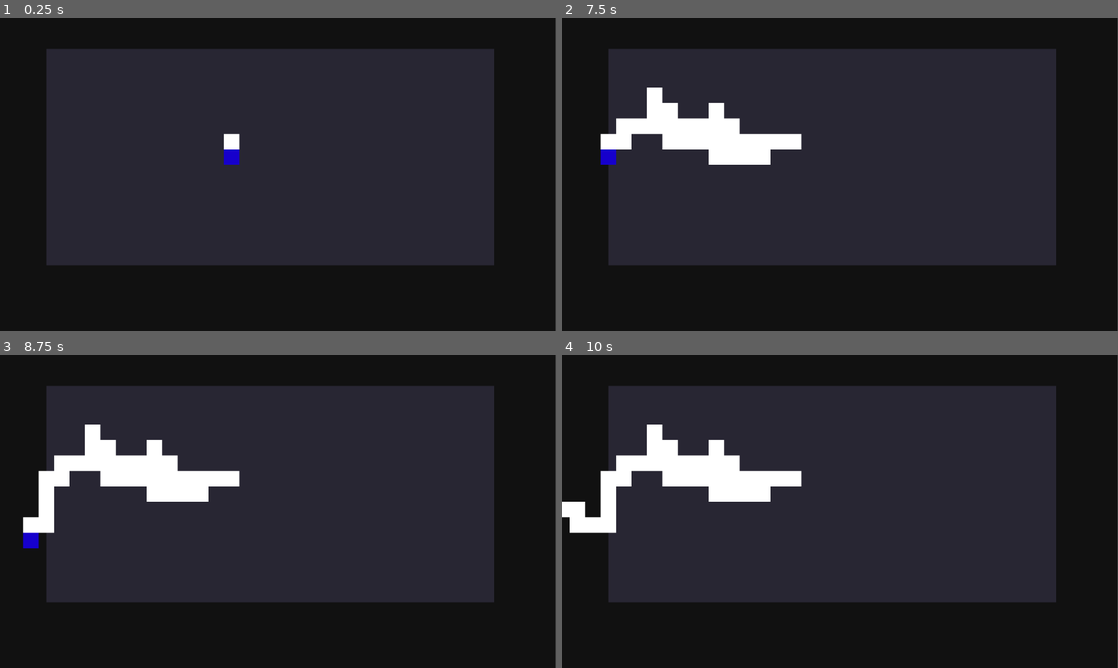
Above: before the commit, frames 1-4 (two rows, left to right).
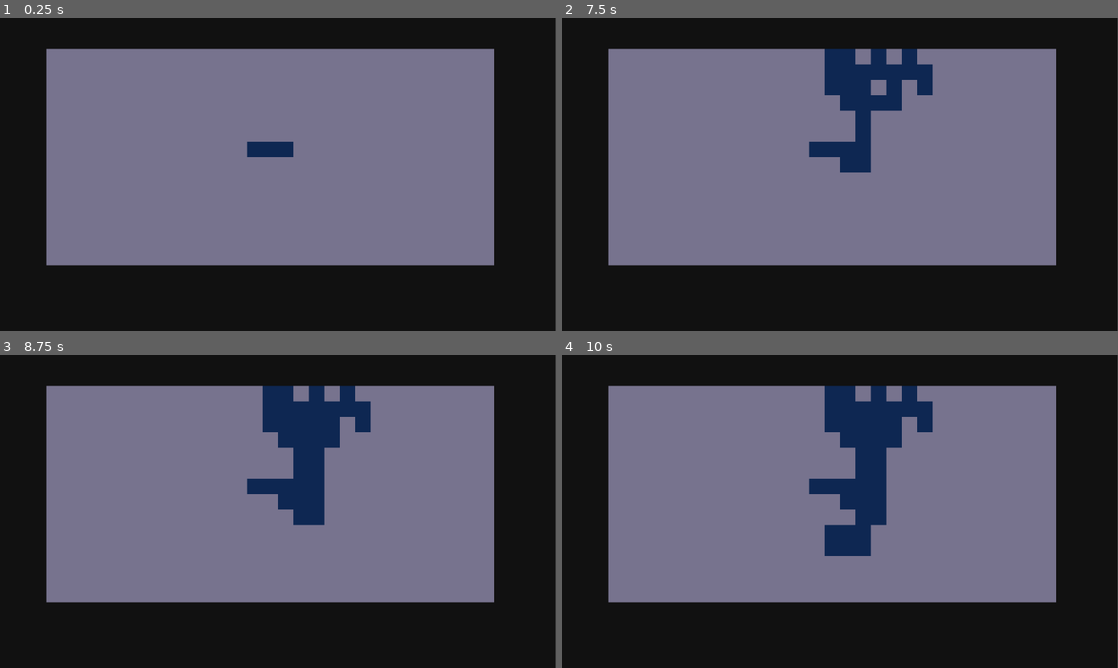
Above: after the commit, the same moments.

Repository: kawasousa/DrunkardWalking
Game: Godot game, scene res://scenes/room.tscn
The game is run twice, just before and just after one commit, with the same random seed, the same clock (stepped at 60 frames per second) and the same inputs.
Inputs (mouse positions are in pixels of both pictures, inside the frame that each line leads up to):
- Up to frame 1 (0.25 s): no input
- Up to frame 2 (7.5 s): tap Enter (ui_accept) at 0.5, 0.6, 0.77, 1.07, 1.35, 1.52, 1.82, 2.1, 2.85, 3.02, 3.32, 3.6, 3.77, 4.07, 4.35, 4.52, 4.82, 5.1, 5.85, 6.02, 6.32, 6.6, 6.77, 7.07, 7.35 s; move the mouse to (962, 158) at 0.52 s; hold Right (ui_right) 0.53-1.28 s; move the mouse to (728, 190) at 1.27 s; hold Down (ui_down) 1.28-2.03 s; move the mouse to (895, 105) at 2.02 s; hold Right (ui_right) 2.03-2.78 s; move the mouse to (812, 237) at 2.77 s; hold Up (ui_up) 2.78-3.53 s; move the mouse to (1006, 221) at 3.52 s; hold Left (ui_left) 3.53-5.03 s; move the mouse to (673, 127) at 4.27 s; move the mouse to (867, 174) at 5.02 s; hold Down (ui_down) 5.03-5.78 s; move the mouse to (756, 96) at 5.77 s; hold Right (ui_right) 5.78-6.53 s; move the mouse to (962, 158) at 6.52 s; hold Up (ui_up) 6.53-7.28 s; move the mouse to (728, 190) at 7.27 s; hold Right (ui_right) from 7.28 s (still down)
- Up to frame 3 (8.75 s): tap Enter (ui_accept) at 7.52, 7.82, 8.1 s; move the mouse to (333, 442) at 8.02 s; release Right (ui_right) at 8.03 s; hold Down (ui_down) from 8.03 s (still down)
- Up to frame 4 (10 s): move the mouse to (812, 574) at 8.77 s; release Down (ui_down) at 8.78 s; hold Left (ui_left) 8.78-9.53 s; tap Enter (ui_accept) at 8.85, 9.02, 9.32, 9.6, 9.77 s; move the mouse to (1006, 558) at 9.52 s; hold Up (ui_up) from 9.53 s (still down)

The runs differ from the first frame. In frame 1, 56% of the frame differs, in the area x 8-89%, y 9-80%; in frame 2, 56%; in frame 3, 56%; in frame 4, 57%, in the area x 0-89%, y 9-80%.

Commit message:
:perf: room generation optimzed. // :feat: player added. // :issue: player movement is setted to follow the mouse; player dont respect the room margins

Diff:
--- a/RandomRoom/project.godot
+++ b/RandomRoom/project.godot
@@ -21,5 +21,6 @@
 
 [rendering]
 
+textures/canvas_textures/default_texture_filter=0
 renderer/rendering_method="gl_compatibility"
 renderer/rendering_method.mobile="gl_compatibility"
--- /dev/null
+++ b/RandomRoom/scenes/Player.tscn
@@ -0,0 +1,42 @@
+[gd_scene load_steps=3 format=3 uid="uid://d2doe2aqtuvfw"]
+
+[ext_resource type="Script" path="res://scripts/Player.gd" id="1_2prob"]
+
+[sub_resource type="RectangleShape2D" id="RectangleShape2D_vh6ur"]
+size = Vector2(16, 16)
+
+[node name="Player" type="CharacterBody2D"]
+motion_mode = 1
+script = ExtResource("1_2prob")
+
+[node name="Sprite2D" type="Sprite2D" parent="."]
+
+[node name="ColorRect" type="ColorRect" parent="Sprite2D"]
+anchors_preset = 8
+anchor_left = 0.5
+anchor_top = 0.5
+anchor_right = 0.5
+anchor_bottom = 0.5
+offset_left = -8.0
+offset_top = -8.0
+offset_right = 8.0
+offset_bottom = 8.0
+grow_horizontal = 2
+grow_vertical = 2
+color = Color(0.508945, 0.297005, 9.62615e-08, 1)
+
+[node name="CollisionShape2D" type="CollisionShape2D" parent="."]
+visible = false
+position = Vector2(8, 8)
+shape = SubResource("RectangleShape2D_vh6ur")
+
+[node name="NavigationAgent2D" type="NavigationAgent2D" parent="."]
+path_postprocessing = 1
+
+[node name="Label" type="Label" parent="."]
+offset_left = -19.0
+offset_top = -23.0
+offset_right = 18.0
+offset_bottom = -9.0
+theme_override_font_sizes/font_size = 10
+text = "jogador"
--- a/RandomRoom/scenes/bebado.tscn
+++ /dev/null
@@ -1,22 +0,0 @@
-[gd_scene load_steps=2 format=3 uid="uid://dliqkistkijah"]
-
-[ext_resource type="Script" path="res://scripts/bebado.gd" id="1_3s5ag"]
-
-[node name="bebado" type="RigidBody2D"]
-gravity_scale = 0.0
-script = ExtResource("1_3s5ag")
-
-[node name="ColorRect" type="ColorRect" parent="."]
-anchors_preset = 8
-anchor_left = 0.5
-anchor_top = 0.5
-anchor_right = 0.5
-anchor_bottom = 0.5
-offset_left = -16.0
-offset_top = -16.0
-offset_right = 16.0
-offset_bottom = 16.0
-grow_horizontal = 2
-grow_vertical = 2
-size_flags_horizontal = 4
-color = Color(0.0868225, 0, 0.798391, 1)
--- /dev/null
+++ b/RandomRoom/scenes/drukard.tscn
@@ -0,0 +1,7 @@
+[gd_scene load_steps=2 format=3 uid="uid://dliqkistkijah"]
+
+[ext_resource type="Script" path="res://scripts/drunkard.gd" id="1_0kxed"]
+
+[node name="drunkard" type="RigidBody2D"]
+gravity_scale = 0.0
+script = ExtResource("1_0kxed")
--- a/RandomRoom/scenes/rastro.tscn
+++ /dev/null
@@ -1,9 +0,0 @@
-[gd_scene format=3 uid="uid://cka0cgxf7jhjv"]
-
-[node name="rastro" type="Node2D"]
-
-[node name="ColorRect" type="ColorRect" parent="."]
-offset_left = -16.0
-offset_top = -16.0
-offset_right = 16.0
-offset_bottom = 16.0
--- a/RandomRoom/scenes/room.tscn
+++ b/RandomRoom/scenes/room.tscn
@@ -1,7 +1,27 @@
-[gd_scene load_steps=3 format=3 uid="uid://dpkpcp57i3lcp"]
+[gd_scene load_steps=7 format=3 uid="uid://dpkpcp57i3lcp"]
 
-[ext_resource type="PackedScene" uid="uid://dliqkistkijah" path="res://scenes/bebado.tscn" id="1_2rjtu"]
+[ext_resource type="PackedScene" uid="uid://dliqkistkijah" path="res://scenes/drukard.tscn" id="1_2rjtu"]
 [ext_resource type="Script" path="res://scripts/room.gd" id="1_fu25p"]
+[ext_resource type="Texture2D" uid="uid://bgi576n4gb5iy" path="res://assets/track.png" id="2_ipsat"]
+
+[sub_resource type="NavigationPolygon" id="NavigationPolygon_0mo6x"]
+vertices = PackedVector2Array(8, 8, -8, 8, -8, -8, 8, -8)
+polygons = Array[PackedInt32Array]([PackedInt32Array(0, 1, 2, 3)])
+outlines = Array[PackedVector2Array]([PackedVector2Array(-8, -8, 8, -8, 8, 8, -8, 8)])
+source_geometry_group_name = &"navigation_polygon_source_group"
+agent_radius = 0.0
+
+[sub_resource type="TileSetAtlasSource" id="TileSetAtlasSource_0wame"]
+texture = ExtResource("2_ipsat")
+0:0/0 = 0
+0:0/0/navigation_layer_0/polygon = SubResource("NavigationPolygon_0mo6x")
+1:0/0 = 0
+0:1/0 = 0
+1:1/0 = 0
+
+[sub_resource type="TileSet" id="TileSet_dyieq"]
+navigation_layer_0/layers = 1
+sources/0 = SubResource("TileSetAtlasSource_0wame")
 
 [node name="room" type="Node2D"]
 script = ExtResource("1_fu25p")
@@ -17,17 +37,18 @@
 offset_top = 64.0
 offset_right = 1024.0
 offset_bottom = 512.0
-color = Color(0.1575, 0.15, 0.2, 1)
+color = Color(0.466418, 0.45147, 0.55508, 1)
 
-[node name="rastro" type="Node2D" parent="."]
-position = Vector2(0, -32)
+[node name="TileMap" type="TileMap" parent="."]
+scale = Vector2(2, 2)
+tile_set = SubResource("TileSet_dyieq")
+format = 2
+
+[node name="drunkard" parent="." instance=ExtResource("1_2rjtu")]
+position = Vector2(512, 256)
 
 [node name="Timer" type="Timer" parent="."]
-wait_time = 0.2
+wait_time = 0.1
 autostart = true
 
-[node name="bebado" parent="." instance=ExtResource("1_2rjtu")]
-position = Vector2(1008, 496)
-
 [connection signal="timeout" from="Timer" to="." method="_on_timer_timeout"]
-[connection signal="timeout" from="Timer" to="bebado" method="_on_timer_timeout"]
--- /dev/null
+++ b/RandomRoom/scripts/Player.gd
@@ -0,0 +1,24 @@
+extends CharacterBody2D
+
+const SPEED = 1000
+@onready var navigation_agent_2d = $NavigationAgent2D
+
+
+func _physics_process(delta):
+	navigation_agent_2d.target_position = get_global_mouse_position()
+	var direction = Vector3()
+	direction = navigation_agent_2d.get_next_path_position() - global_position
+	velocity = direction * 2
+	#var directionX = Input.get_axis("ui_left", "ui_right")
+	#var directionY = Input.get_axis("ui_up", "ui_down")
+	#if directionX != 0:
+		#velocity.x = directionX * SPEED
+	#else:
+		#velocity.x = 0
+	#
+	#if directionY != 0:
+		#velocity.y = directionY * SPEED
+	#else:
+		#velocity.y = 0
+
+	move_and_slide()
--- a/RandomRoom/scripts/bebado.gd
+++ /dev/null
@@ -1,34 +0,0 @@
-extends RigidBody2D
-
-@onready var marker_2d = $Marker2D
-var bebado_tamanho = 32
-var last_step: int = 1
-
-
-func _ready():
-	global_position = Vector2(512,288)
-
-func _process(delta):
-	global_position.clamp(Vector2(112, 80), Vector2(1008, 496))
-
-func random_move() -> void:
-	var random_step = randi_range(1, 4)
-	if random_step == last_step:
-		print("passo igual ao anterior")
-		random_move()
-	else:
-		print("passo diferente do anterior")
-		match random_step:
-			1:
-				global_position.x += bebado_tamanho
-				return
-			2:
-				global_position.x -= bebado_tamanho
-				return
-			3:
-				global_position.y += bebado_tamanho
-				return
-			4:
-				global_position.y -= bebado_tamanho
-				return
-	last_step = random_step
--- /dev/null
+++ b/RandomRoom/scripts/drunkard.gd
@@ -0,0 +1,16 @@
+extends RigidBody2D
+
+var direction = Vector2.RIGHT.rotated(rotation)
+
+#func _ready():
+	#global_position = Vector2(512,288)
+
+func _process(delta):
+	direction = Vector2.RIGHT.rotated(rotation)
+	global_position.x = clamp(global_position.x, 128, 960)
+	global_position.y = clamp(global_position.y, 96, 448)
+
+func random_move() -> void:
+	global_position += direction * 32
+	var random_rotation = randi_range(-1, 1) * 90
+	rotate(deg_to_rad(random_rotation))
--- a/RandomRoom/scripts/room.gd
+++ b/RandomRoom/scripts/room.gd
@@ -2,14 +2,35 @@
 
 var steps = 0
 var max_steps = 100
-const RASTRO = preload("res://scenes/rastro.tscn")
-@onready var bebado = $bebado
+var player_spawned: bool = false
+const PLAYER = preload("res://scenes/Player.tscn")
+@onready var drunkard = $drunkard
+@onready var tile_map: TileMap = $TileMap
+@onready var timer = $Timer
+@onready var player_spawn_position = drunkard.global_position
 
+
+func _ready():
+	tile_map.set_cell(0, Vector2i(drunkard.global_position/32), 0, Vector2i.ZERO, 0)
+
+func _process(delta):
+	## Debug to pause timer in game
+	if Input.is_action_just_pressed("ui_accept"):
+		timer.paused = !timer.paused
+
+	if steps == max_steps:
+		spawn_player()
 
 func _on_timer_timeout():
 	if steps < max_steps:
-		var rastro = RASTRO.instantiate()
-		bebado.random_move()
-		rastro.global_position = bebado.global_position
-		get_node("rastro").add_child(rastro)
+		drunkard.random_move()
+		var drunkard_position: Vector2 = drunkard.global_position / 32
+		tile_map.set_cell(0, drunkard_position, 0, Vector2i.ZERO, 0)
 		steps += 1
+
+func spawn_player() -> void:
+	if player_spawned == false:
+		var player = PLAYER.instantiate()
+		player.global_position = player_spawn_position
+		add_child(player)
+		player_spawned = true
Binary file added: RandomRoom/assets/track.png
Not shown, added: RandomRoom/assets/track.png.import
